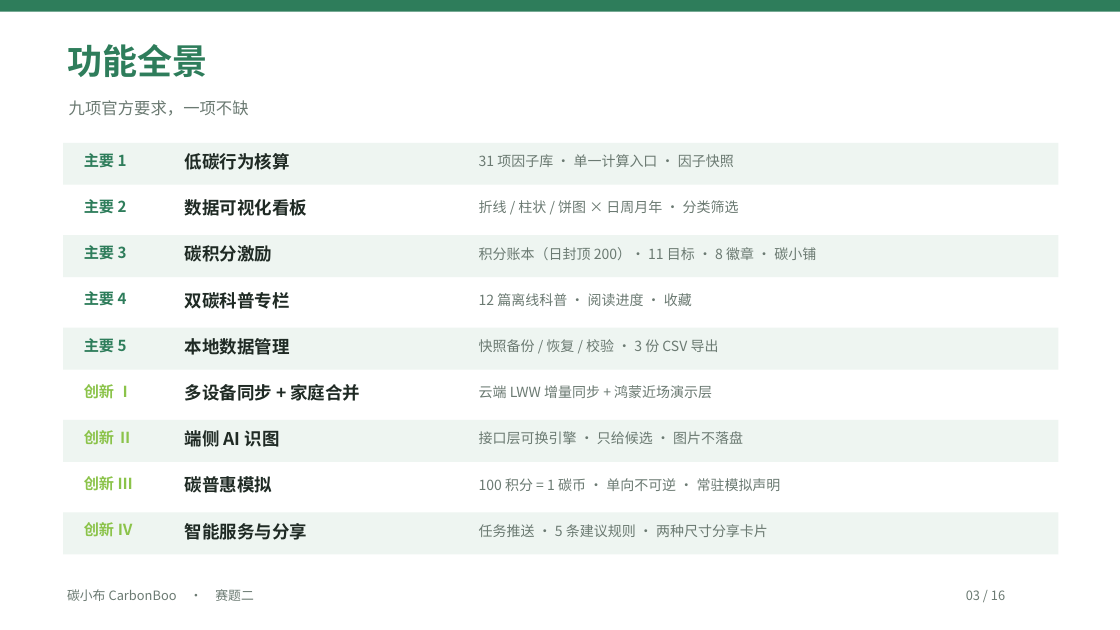
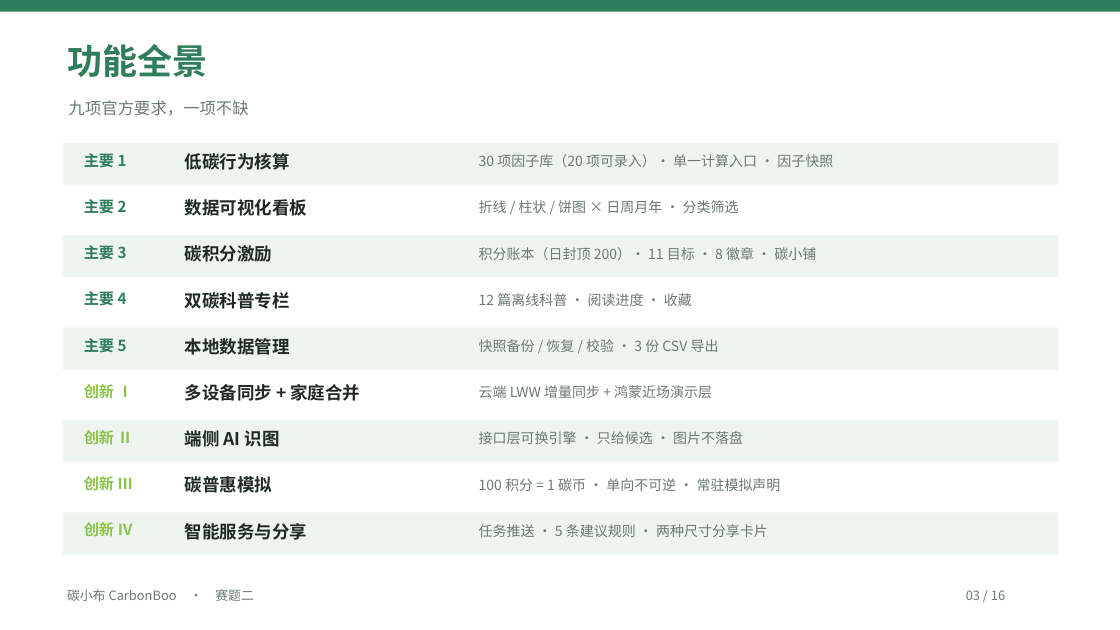
Before and after one commit to a3354547604-stack/CarbonBoo, a slide deck: slide 3 of submit/03-演示文稿-碳小布CarbonBoo.pptx. Drawn at 1120x630 pixels with LibreOffice and Linux fonts; fonts in the diff are those of the drawing. Boxes give left, top, right and bottom in pixels: in the first picture for what was removed or moved away, otherwise in the second. Text is boxed around its words. In the diff, an @@ line names an element or a change of style, - is before the commit and + after.

Commit message:
docs(submit): 设计方案与 PPT 按最终版重出
改了什么：
- docx：因子数 31→30 项（20 项可录入）、L1 48→49 条、截图数据改为 252 条/55.99 kg/4,241 分（含一次 1,500 分兑换）
- docx §8.5 由一个缺陷扩为「七个真实缺陷」，逐条写根因与改法
- docx 与 pptx 里残留的「学校/队名」字样全部替换（材料内不得出现院校信息）
- pptx：P2「30 项因子库（20 项可录入）」、P9 标题、P13 补「设备侧实测」与「已修 7 个缺陷」两条
- submit/README：docx 实测数字、截图数据口径、视频改为「团队自行录制的真实录屏」
- CHANGELOG v4.21

跑了什么：python scripts/build_submission_docx.py（SAVED 16,309,583 B）、build_submission_pptx.py（SAVED 10,544,785 B / 16 slides）、
python tests/tools/check_l0.py --strict（PASS）
校验：docx 252 段 / 24 表 / 18 图 / Normal=宋体 12pt / 行距 1.5 / A4；pptx 16 页 + 16 页备注；两份文本无「学校/学院/队名/指导老师」。

结果：通过。

```diff
--- a/submit/03-演示文稿-碳小布CarbonBoo.pptx
+++ b/submit/03-演示文稿-碳小布CarbonBoo.pptx
@@ text at [479, 154, 833, 167]: text changed @@
-31 项因子库 · 单一计算入口 · 因子快照
+30 项因子库（20 项可录入）· 单一计算入口 · 因子快照
```
Also in this commit, not shown: 3 other slides changed, 13 other files.
